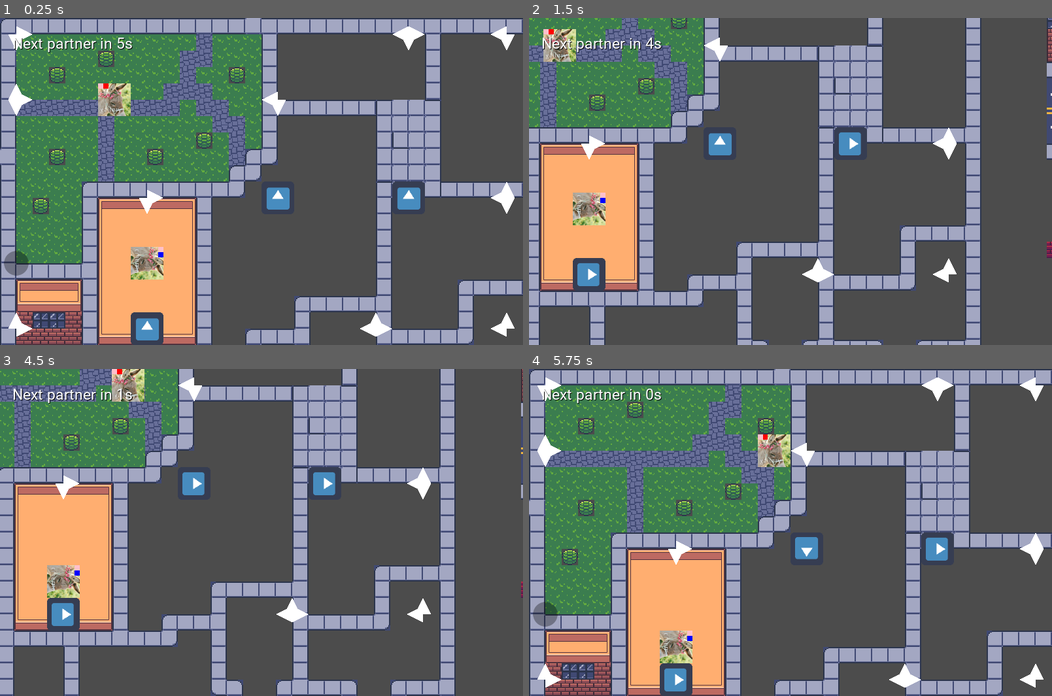
Above: before the commit, frames 1-4 (two rows, left to right).
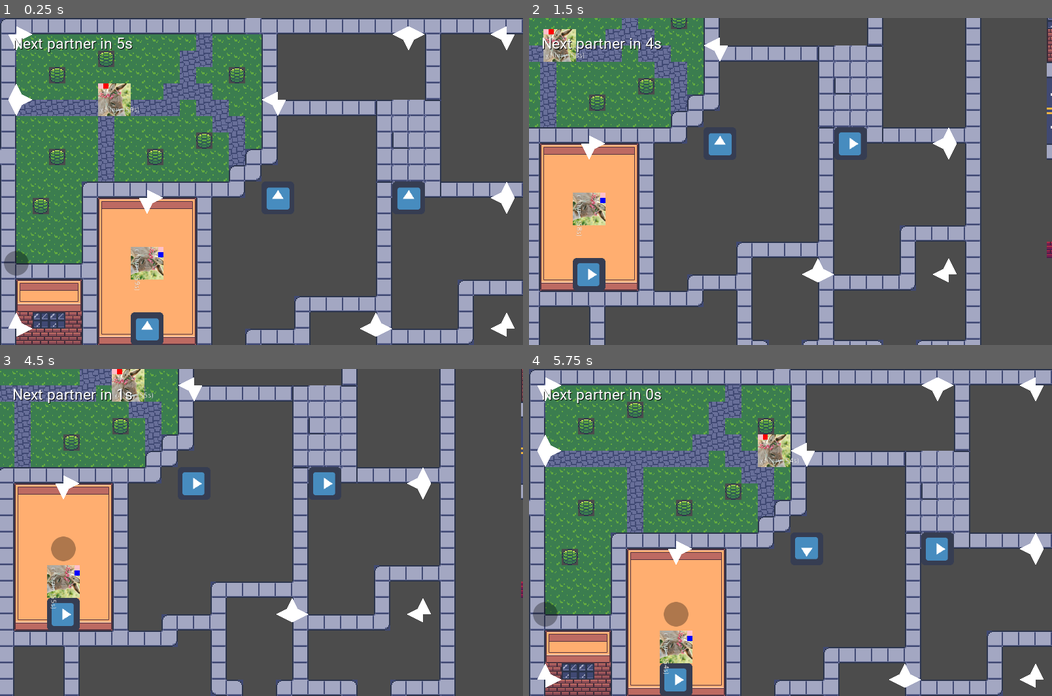
Above: after the commit, the same moments.

Repository: allemansratten/sos
Game: Godot game, scene res://scenes/Game.tscn
The game is run twice, just before and just after one commit, with the same random seed, the same clock (stepped at 60 frames per second) and the same inputs. The engine's default icon, where the game draws it, is replaced by a stand-in: a white triangle on a blue panel in a dark square.
Inputs (mouse positions are in pixels of both pictures, inside the frame that each line leads up to):
- Up to frame 1 (0.25 s): no input
- Up to frame 2 (1.5 s): tap Enter at 0.5 s; drag from (675, 328) to (936, 197) at 0.52 s; tap Space at 1.25 s; drag from (936, 99) to (675, 230) at 1.27 s
- Up to frame 3 (4.5 s): tap Enter at 2, 4.25 s; move the mouse to (115, 548) at 2.02 s; click (115, 548) at 2.1 s; drag from (235, 597) to (115, 450) at 2.77 s; tap Space at 3.5 s; move the mouse to (418, 581) at 3.52 s; click (418, 581) at 3.6 s; drag from (104, 483) to (345, 581) at 4.27 s
- Up to frame 4 (5.75 s): move the mouse to (816, 532) at 5.02 s; click (816, 532) at 5.1 s

The runs differ from the first frame. In frame 1, less than 0.1% of the frame differs, in the area x 23-27%, y 27-84%; in frame 2, less than 0.1%; in frame 3, 0.3%, in the area x 9-30%, y 7-74%; in frame 4, 0.3%.

Commit message:
place requirements

Diff:
--- a/scenes/Game.tscn
+++ b/scenes/Game.tscn
@@ -84,6 +84,10 @@
 [node name="AllPlaces" type="Node2D" parent="."]
 position = Vector2( 0, 448 )
 
+[node name="GalleryPlace" parent="AllPlaces" instance=ExtResource( 2 )]
+position = Vector2( 0, 0 )
+place = "gallery"
+
 [node name="LibraryPlace" parent="AllPlaces" instance=ExtResource( 2 )]
-position = Vector2( 0, 0 )
+position = Vector2( 256, 0 )
 place = "library"
--- a/scripts/partner.gd
+++ b/scripts/partner.gd
@@ -6,6 +6,8 @@
 # frame every  second
 const SPEED_TIMESTEP = 1
 const STEP_SIZE = 64
+const GOAL_RESCHEDULE = 10
+const PATIENCE_RESCHEDULE = 60
 onready var tween = get_node("StepTween")
 onready var goal_label = get_node("GoalLabel")
 
@@ -17,7 +19,7 @@
 
 var colors = []
 var goal
-var patience = 2.0
+var patience = PATIENCE_RESCHEDULE
 var step_delay = 0
 
 var delta_acc = 0
@@ -59,7 +61,12 @@
 func random_goal_choice():
 	goal = ALL_GOALS[randi() % ALL_GOALS.size()]
 	goal_label.text = goal
+	patience = PATIENCE_RESCHEDULE
 
+func schedule_random_goal_choice():
+	delta_goal_acc = GOAL_RESCHEDULE
+	goal = "..."
+	patience = PATIENCE_RESCHEDULE
 
 func die():
 	modulate = Color("#904949")
@@ -94,8 +101,15 @@
 	if patience <= 0:
 		# TODO: this will break when the parent is not the node with game_over function
 		get_parent().game_over("patience")
+
+	# process goal rescheduling
+	if goal == "...":
+		goal_label.text = goal
 	else:
-		pass
+		goal_label.text = goal + " (" + str(int(patience)) + "s)"
+	delta_goal_acc -= delta
+	if (goal == "...") and (delta_goal_acc <= 0):
+		random_goal_choice()
 
 
 func _process_timestep():
--- a/scripts/place.gd
+++ b/scripts/place.gd
@@ -5,5 +5,4 @@
 func collide(partner):
 	if place == partner.goal:
 		print("satisfied partner's wish to go to ", place)
-		partner
-	print("colliding with partner", place, partner.goal)
+		partner.schedule_random_goal_choice()
